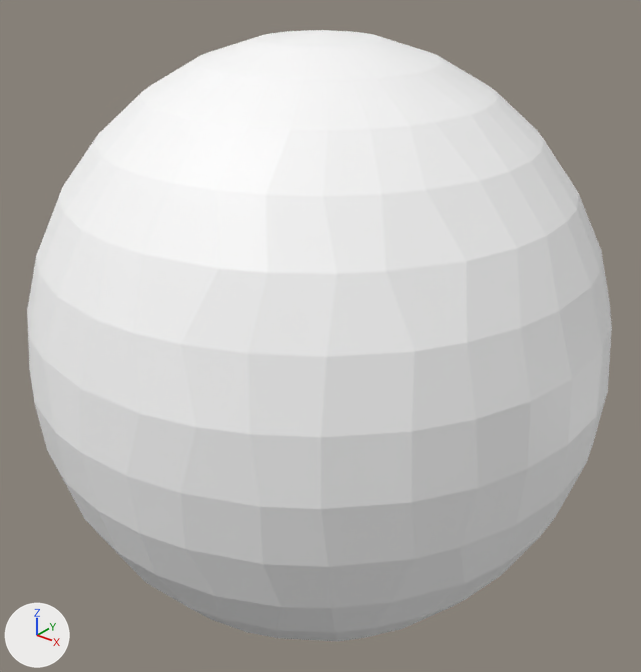
The glTF model Client/Client/Resource/DDSMapData/Meshes/SM_Food_Watermelon_Full.gltf: old version first, new version second.
Before and after are seen from a 50 mm lens placed at (0.254, -0.317, 0.199), pointed at (0.0, 0.001, 0.001). Lighting does not change. The marker at lower left points along +X, +Y and +Z. The first picture is the older version.

Objects in the first picture: 'SM_Food_Watermelon_Full'.
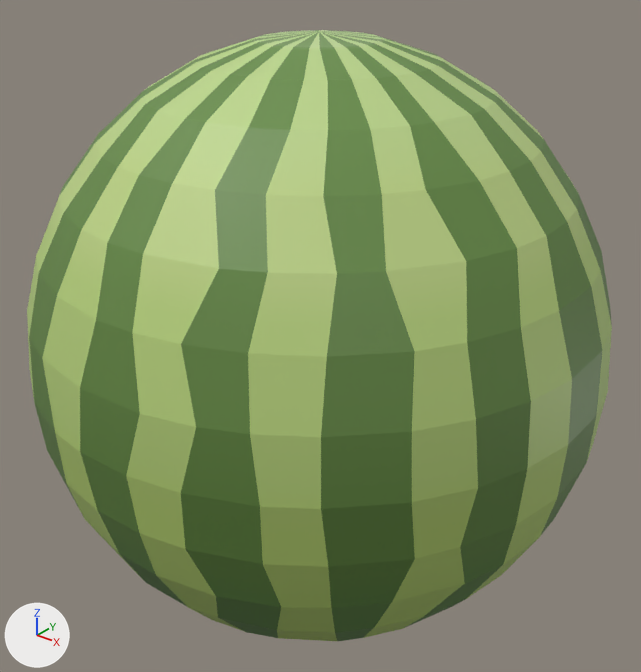
Where the change shows, as pixel boxes [x1, y1, x2, y2] in the pictures (641 x 672 px):
'SM_Food_Watermelon_Full', surface changed (white to green)
    both: [27, 30, 612, 641]

The change in detail:
Picture 'MI_Prop_01_BaseColor.png' (img_mi_prop_01_basecolor_png) is new.
In material 'MI_Prop_01' (mat_mi_prop_01), base_color is no longer (1.0, 1.0, 1.0), white #ffffff.
In material 'MI_Prop_01' (mat_mi_prop_01), texture is now set to img_mi_prop_01_basecolor_png.
